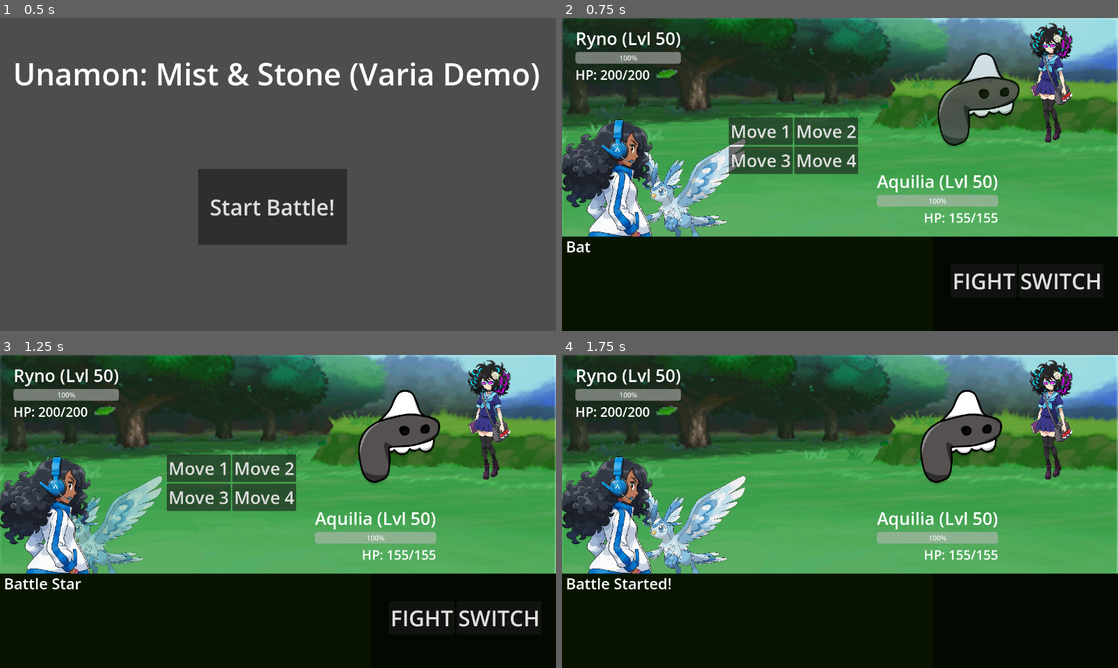
Above: before the commit, frames 1-4 (two rows, left to right).
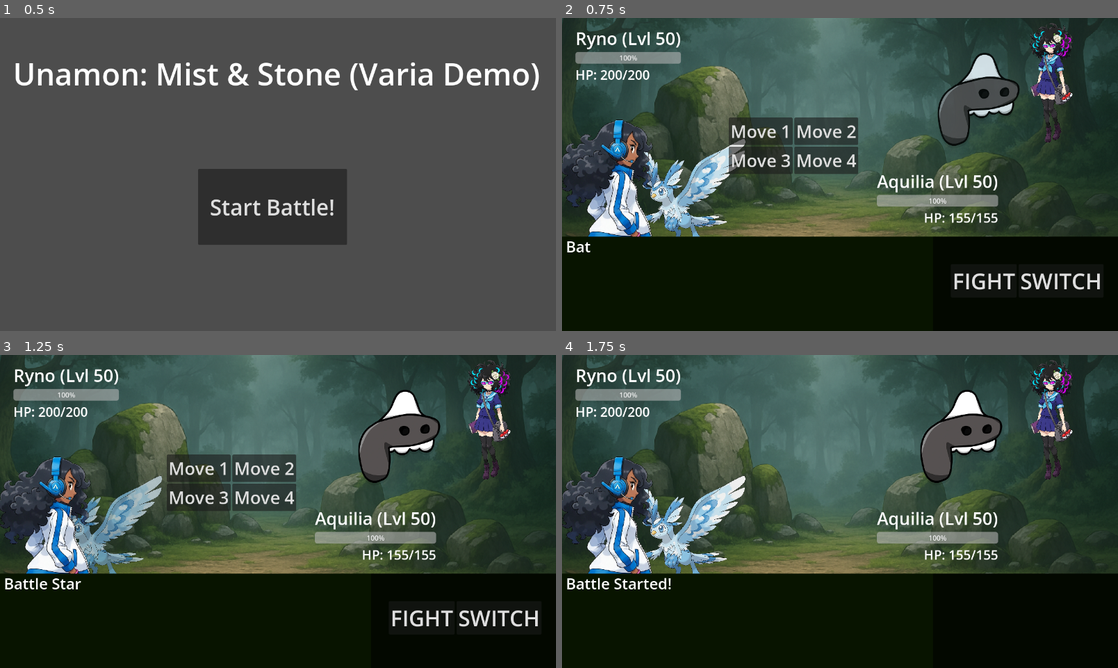
Above: after the commit, the same moments.

Repository: Jasmine502/Unamon---Mist---Stone
Game: Godot game, scene res://scenes/MainScreen.tscn
Two runs of this game, one before a commit and one after it. Both use one fixed random seed, a clock stepped at 60 frames per second and the inputs below. Sound files missing from this copy of the repository are replaced by a short silence.
Inputs:
- Up to frame 1 (0.5 s): no input
- Up to frame 2 (0.75 s): click "Start Battle!" at 0.5 s
- Up to frame 3 (1.25 s): no input
- Up to frame 4 (1.75 s): click "FIGHT" at 1.25 s

Frame 1 is identical in both runs. In frame 2, 51% of the frame differs, in the area x 0-100%, y 0-70%; in frame 3, 53%; in frame 4, 54%.

Commit message:
Stabler release
Before:
Stats Calculation
Random (with minimums and maximums) Levels
Status Effects/Secondary Effects
Priority System for Moves
Critical Hits
Status Conditions
Switching Mechanics
Type/ Dual-Type Effectiveness
More strategic decision making for AI

Diff:
--- a/scenes/BattleScene.tscn
+++ b/scenes/BattleScene.tscn
@@ -57,7 +57,6 @@
 [ext_resource type="Texture2D" uid="uid://ddfds8eockm63" path="res://sprites/trainers/trainer_penny.png" id="33_uta05"]
 [ext_resource type="Texture2D" uid="uid://bayucqv2whj5i" path="res://sprites/trainers/trainer_pj.png" id="34_nd6w6"]
 [ext_resource type="Texture2D" uid="uid://i4i8kimyih31" path="res://sprites/trainers/trainer_satoshi.png" id="37_s5sem"]
-[ext_resource type="Texture2D" uid="uid://f7ptp47yo01q" path="res://sprites/unamon/d83htw0-ec490c3b-f7dd-4570-a698-8404a8a12f99.png" id="38_7hgux"]
 [ext_resource type="Texture2D" uid="uid://bo0wo61ynxxu6" path="res://sprites/trainers/trainer_sonia.png" id="38_gmnrv"]
 [ext_resource type="Texture2D" uid="uid://bhf1luh34sf5l" path="res://sprites/trainers/trainer_trix.png" id="39_osvr5"]
 [ext_resource type="Texture2D" uid="uid://vtxlkjxtlfia" path="res://sprites/trainers/trainer_xerberus.png" id="40_osvr5"]
@@ -74,6 +73,7 @@
 [ext_resource type="Texture2D" uid="uid://okqwv4rqui6h" path="res://sprites/trainers/trainer_smiley.png" id="66_y7qg8"]
 [ext_resource type="Texture2D" uid="uid://bektwt24morq7" path="res://sprites/trainers/trainer_supernova.png" id="67_3ypt2"]
 [ext_resource type="Texture2D" uid="uid://b06c254tnuwev" path="res://sprites/trainers/trainer_coolstick.png" id="68_at8rk"]
+[ext_resource type="Texture2D" uid="uid://crb47b28xonhw" path="res://sprites/background.png" id="74_inodm"]
 
 [sub_resource type="Resource" id="Resource_ahh7x"]
 script = ExtResource("2_vtyuj")
@@ -413,9 +413,11 @@
 select_sound = ExtResource("6_sgm0l")
 
 [node name="Background" type="TextureRect" parent="."]
-offset_right = 1280.0
-offset_bottom = 720.0
-texture = ExtResource("38_7hgux")
+offset_top = -126.0
+offset_right = 1281.0
+offset_bottom = 728.0
+texture = ExtResource("74_inodm")
+expand_mode = 1
 
 [node name="PlayerUnamonSprite" type="Sprite2D" parent="."]
 texture_filter = 1
--- a/scripts/BattleScene.gd
+++ b/scripts/BattleScene.gd
@@ -691,6 +691,9 @@
 func play_faint_animation(sprite: Sprite2D) -> void:
 	sound_faint.play()
 
+	# Store original position for reset
+	var original_position = sprite.position
+
 	# Ensure sprite is visible and reset
 	sprite.visible = true
 	sprite.modulate.a = 1.0
@@ -711,7 +714,8 @@
 
 	await faint_tween.finished
 
-	# Only hide the sprite after all animations are complete
+	# Reset position and hide sprite
+	sprite.position = original_position
 	sprite.visible = false
 	sprite.rotation_degrees = 0  # Reset rotation for next battle
 
@@ -735,6 +739,9 @@
 		sprite.texture = null
 		return
 
+	# Set initial position based on whether it's player or opponent
+	var start_pos = Vector2(284, 417) if sprite == player_unamon_sprite_node else Vector2(926, 185)
+	sprite.position = start_pos
 	sprite.texture = _unamon_textures_map[active_unamon_for_sprite.name]
 	sprite.visible = true
 	sprite.modulate = Color(0.5, 0.8, 1.0, 0.0)
Not shown: 1 places in scenes/BattleScene.tscn that only renumber resources
Binary file added: sprites/background.png
Not shown, changed: sprites/background.png.import
Binary file removed: sprites/unamon/d83htw0-ec490c3b-f7dd-4570-a698-8404a8a12f99.png
Binary file changed: sprites/unamon/ignantom.png
Not shown, changed: sprites/unamon/ignantom.png.import
